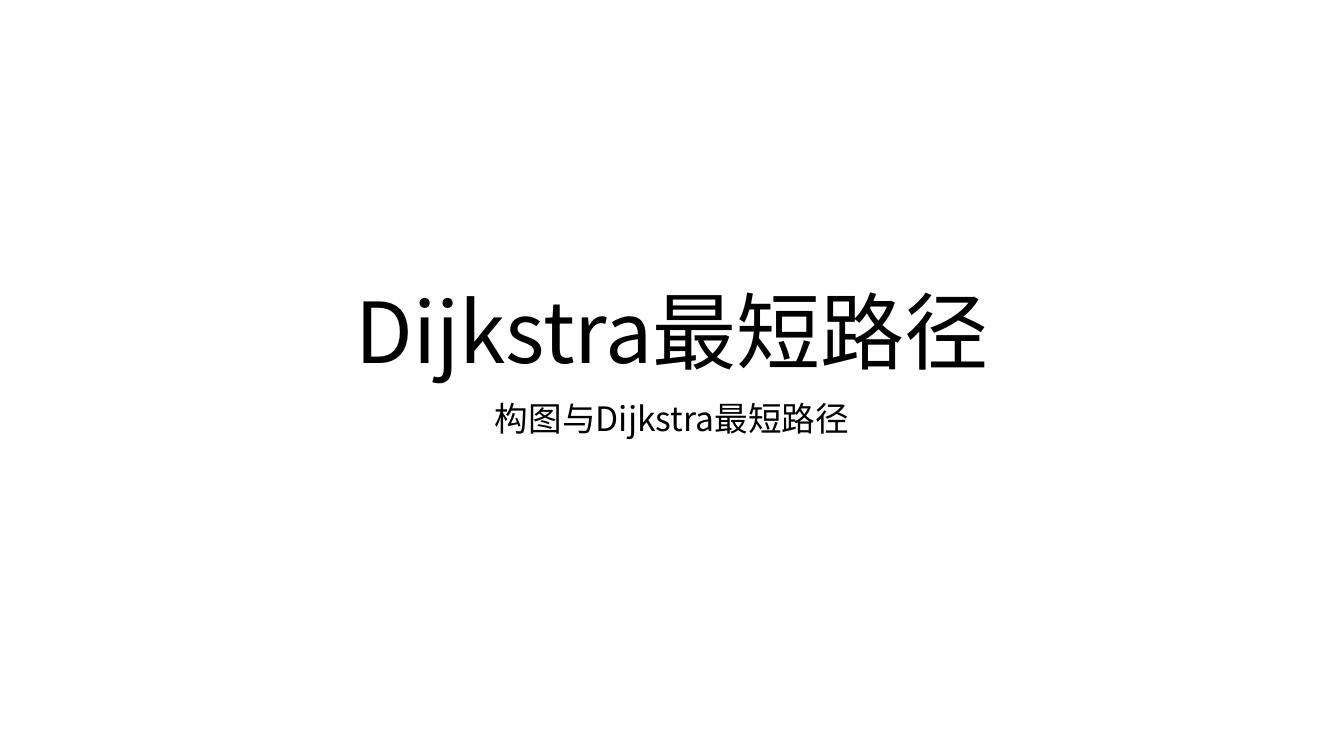
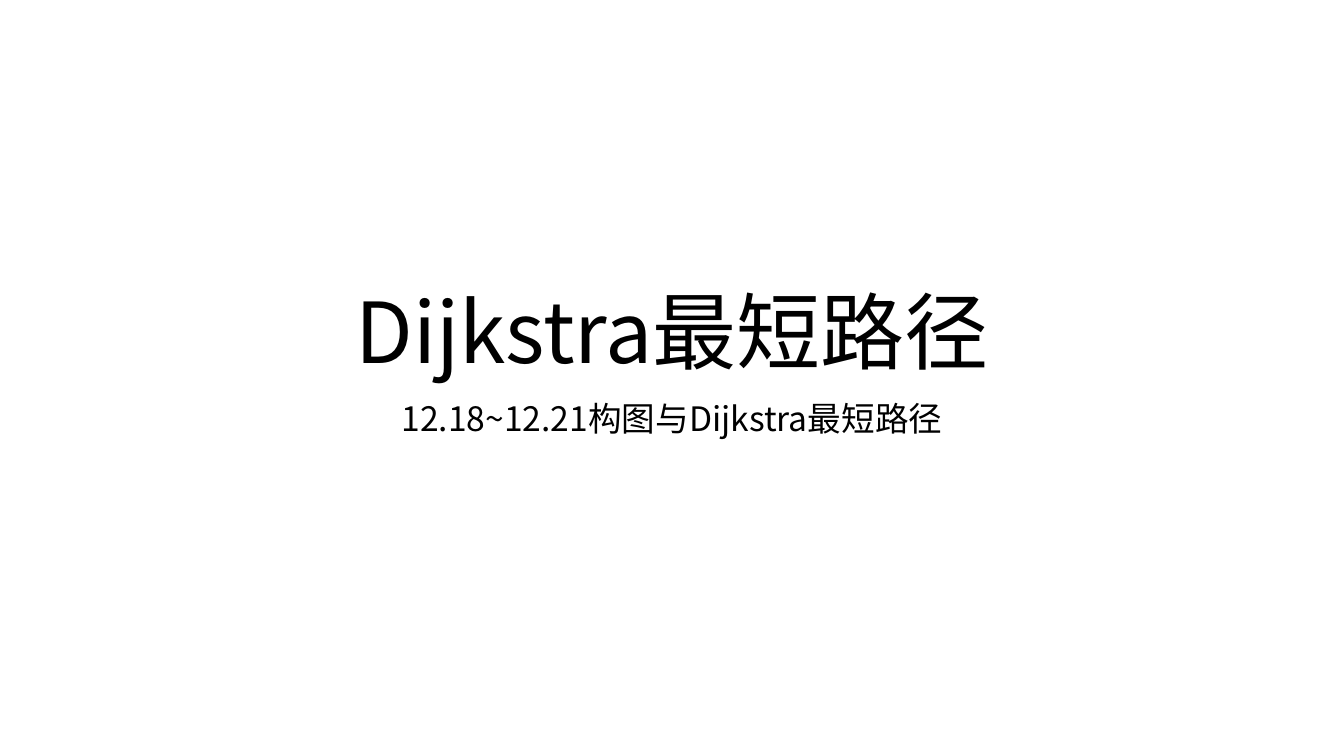
Before and after one commit to HuangDDU/hzy_algorithm, a slide deck: slide 12 of huawei/示例输入输出.pptx. Drawn at 1344x756 pixels with LibreOffice and Linux fonts; fonts in the diff are those of the drawing. Boxes give left, top, right and bottom in pixels: in the first picture for what was removed or moved away, otherwise in the second. Text is boxed around its words. In the diff, an @@ line names an element or a change of style, - is before the commit and + after.

Commit message:
23_12_18地图构建与最短路径

```diff
--- a/huawei/示例输入输出.pptx
+++ b/huawei/示例输入输出.pptx
@@ subtitle at <box>402,402,943,439</box>: text changed @@
-构图与Dijkstra最短路径
+12.18~12.21构图与Dijkstra最短路径
```
Also in this commit, not shown: 2 other slides changed, 6 slides added, 6 other files.
